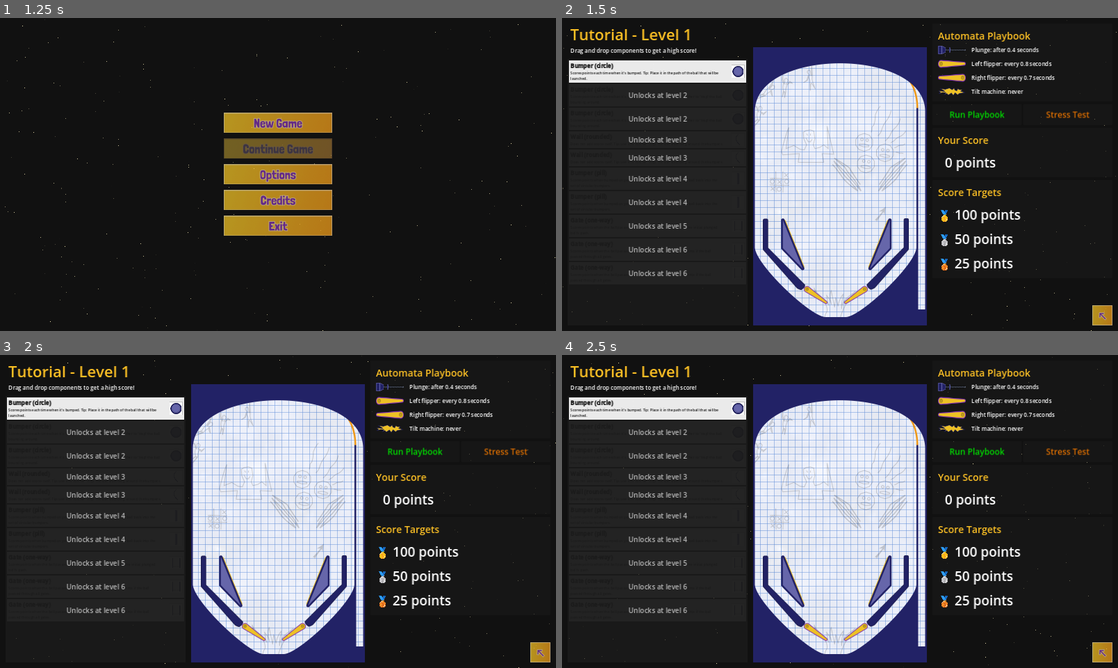
Above: before the commit, frames 1-4 (two rows, left to right).
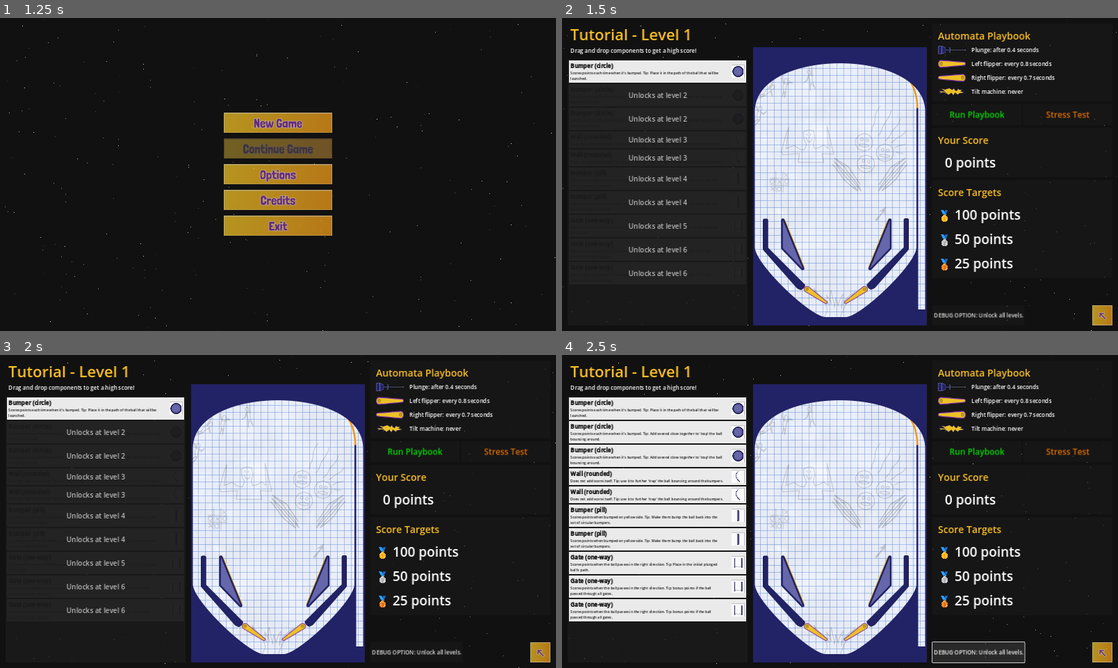
Above: after the commit, the same moments.

Repository: pincrediball/pincrediball
Game: Godot game, scene res://main.tscn
The game is run twice, just before and just after one commit, with the same random seed, the same clock (stepped at 60 frames per second) and the same inputs. Sound files missing from this copy of the repository are replaced by a short silence.
Inputs (mouse positions are in pixels of both pictures, inside the frame that each line leads up to):
- Up to frame 1 (1.25 s): click (278, 124) at 0.5 s
- Up to frame 2 (1.5 s): click (840, 124) at 1.25 s
- Up to frame 3 (2 s): no input
- Up to frame 4 (2.5 s): click (979, 652) at 2 s, where only the run after the commit has a clickable "DEBUG OPTION: Unlock all leve…"

Frame 1 is identical in both runs. In frame 2, 0.2% of the frame differs, in the area x 66-83%, y 92-97%; in frame 3, 0.2%; in frame 4, 19%, in the area x 1-84%, y 21-99%.

Commit message:
Debug option to unlock all levels

Diff:
--- a/src/game.gd
+++ b/src/game.gd
@@ -20,3 +20,6 @@
 func _on_back_to_menu_button_pressed():
 	Audio.play_random_menu_button_sound()
 	GameStore.request_menu_open()
+
+func _on_debug_option_unlock_all_levels_button_pressed():
+	GameStore.jump_to_level(6)
--- a/src/game.tscn
+++ b/src/game.tscn
@@ -155,6 +155,10 @@
 layout_mode = 2
 size_flags_vertical = 10
 
+[node name="DebugOptionUnlockAllLevelsButton" type="Button" parent="MarginContainer/HBoxContainer/RightSide/HBoxContainer"]
+layout_mode = 2
+text = "DEBUG OPTION: Unlock all levels."
+
 [node name="BackToMenuButton" type="TextureButton" parent="MarginContainer/HBoxContainer/RightSide/HBoxContainer"]
 layout_mode = 2
 size_flags_horizontal = 10
@@ -166,4 +170,5 @@
 
 [connection signal="button_up" from="MarginContainer/HBoxContainer/RightSide/GridContainer/RunPlaybookButton" to="." method="_on_run_playbook_button_button_up"]
 [connection signal="button_up" from="MarginContainer/HBoxContainer/RightSide/GridContainer/StressTestButton" to="." method="_on_stress_test_button_button_up"]
+[connection signal="pressed" from="MarginContainer/HBoxContainer/RightSide/HBoxContainer/DebugOptionUnlockAllLevelsButton" to="." method="_on_debug_option_unlock_all_levels_button_pressed"]
 [connection signal="pressed" from="MarginContainer/HBoxContainer/RightSide/HBoxContainer/BackToMenuButton" to="." method="_on_back_to_menu_button_pressed"]
--- a/src/game/game_store.gd
+++ b/src/game/game_store.gd
@@ -59,3 +59,7 @@
 	# TODO: Build loading game from user folder
 	# For now this only works if there is a game running
 	continue_game_requested.emit()
+
+func jump_to_level(level: int):
+	current_level = level
+	level_changed.emit()
--- a/src/game/toolbox_item.gd
+++ b/src/game/toolbox_item.gd
@@ -14,14 +14,20 @@
 		is_disabled = value
 		%Overlay.visible = value
 
-var component_id: String
+var stage_data
+
+func _ready():
+	GameStore.level_changed.connect(_on_level_changed)
 
 func load_pinball_component(data):
 	%RichTextLabel.text = "[b]%s[/b]\n[font_size=10]%s[/font_size]" % [data.title, data.description]
 	%TextureRect.texture = textures[data.component_id]
 	%UnlocksAtLabel.text = "Unlocks at level %s" % data.unlocks_at
 	is_disabled = data.unlocks_at > GameStore.get_current_level()
-	component_id = data.component_id
+	stage_data = data
+
+func _on_level_changed():
+	is_disabled = stage_data.unlocks_at > GameStore.get_current_level()
 
 func _get_drag_data(_position):
 	var icon = TextureRect.new()
@@ -31,6 +37,6 @@
 	preview.add_child(icon)
 	preview.z_index = 60
 	set_drag_preview(preview)
-	var drag_data = { component_id = component_id, is_toolbox_item = true }
+	var drag_data = { component_id = stage_data.component_id, is_toolbox_item = true }
 	GameStore.drag_data = drag_data
 	return drag_data
